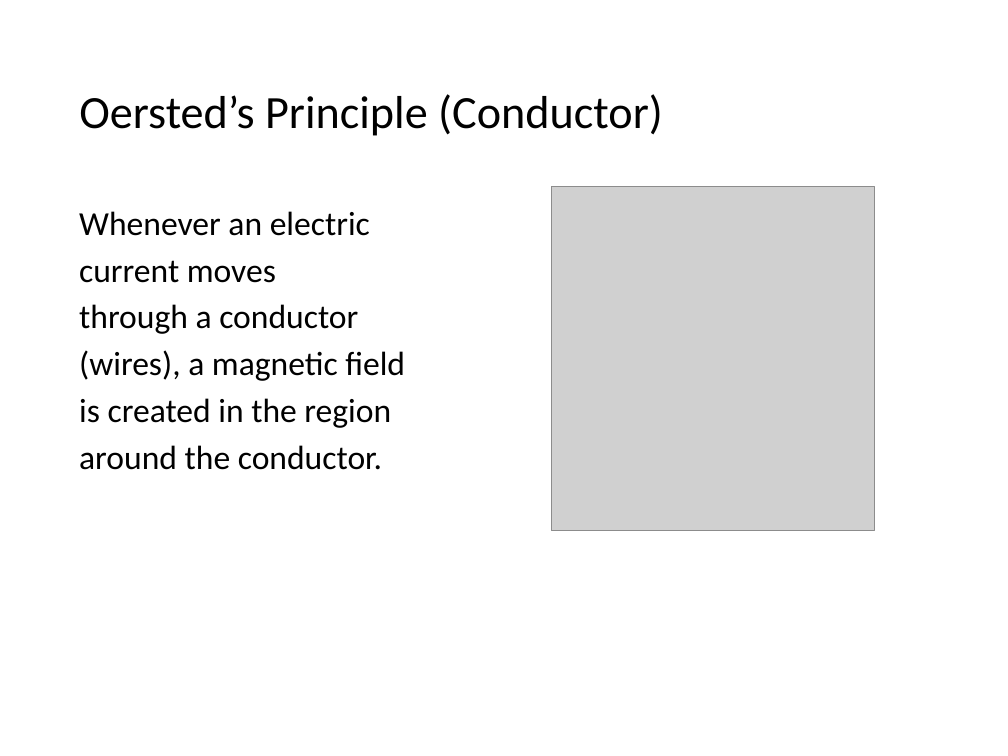
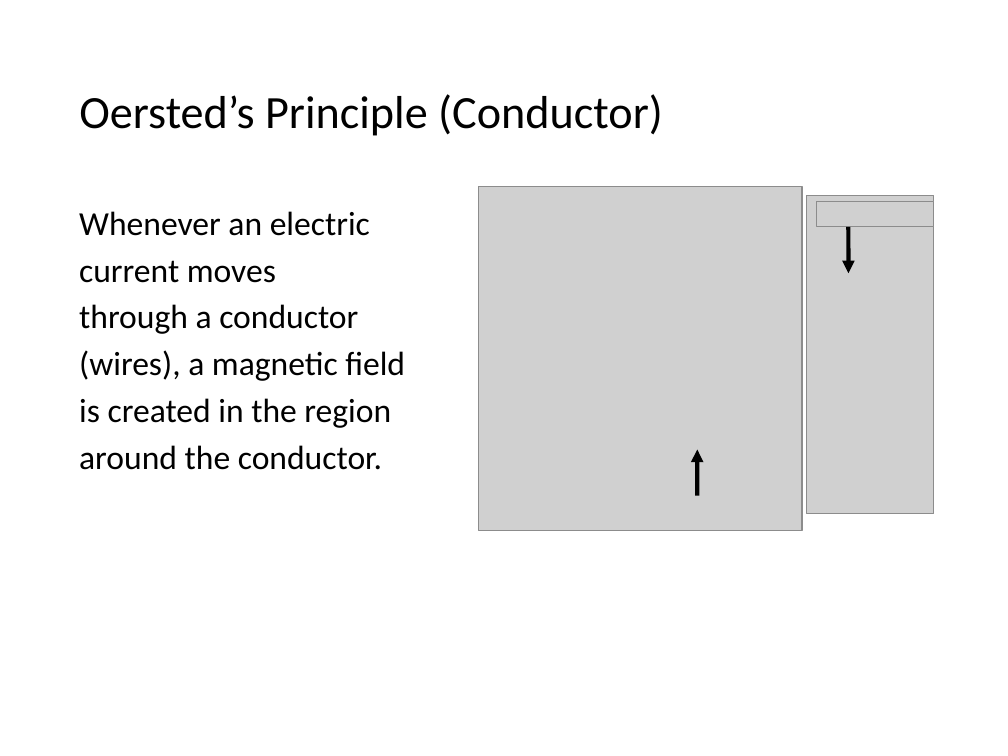
Before and after one commit to Greg5519/SPH3U0, a slide deck: slide 4 of Unit 2 Electricity and Magnetism/Day 13 Magnetism In Wires/Magnetism And Conductors.ppt. Drawn at 1008x756 pixels with LibreOffice and Linux fonts; fonts in the diff are those of the drawing; grey boxes stand for pictures. Boxes give left, top, right and bottom in pixels: in the first picture for what was removed or moved away, otherwise in the second. Text is boxed around its words. In the diff, an @@ line names an element or a change of style, - is before the commit and + after.

```diff
--- a/Unit 2 Electricity and Magnetism/Day 13 Magnetism In Wires/Magnetism And Conductors.ppt
+++ b/Unit 2 Electricity and Magnetism/Day 13 Magnetism In Wires/Magnetism And Conductors.ppt
@@ picture: place and size @@
-picture at bbox=[551, 186, 875, 530]
+picture at bbox=[479, 186, 802, 530]
@@ picture added at bbox=[806, 196, 933, 514] @@
@@ picture added at bbox=[816, 202, 933, 227] @@
@@ arrow added from (849, 227) to (849, 273), #000000 3 pt @@
@@ arrow added from (698, 496) to (698, 450), #000000 3 pt @@
```
Also in this commit, not shown: 1 other slide changed, 7 other files.
